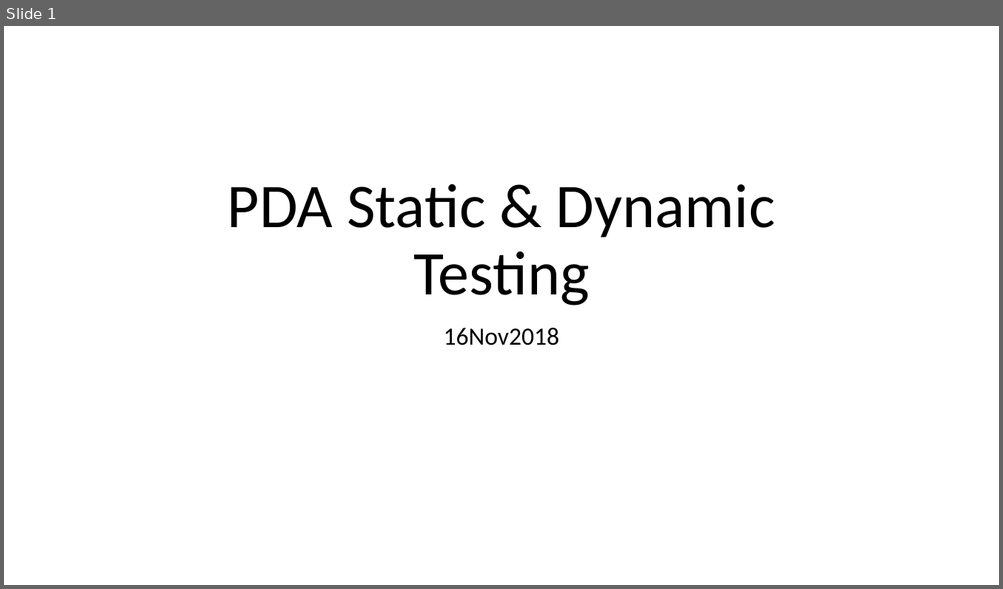
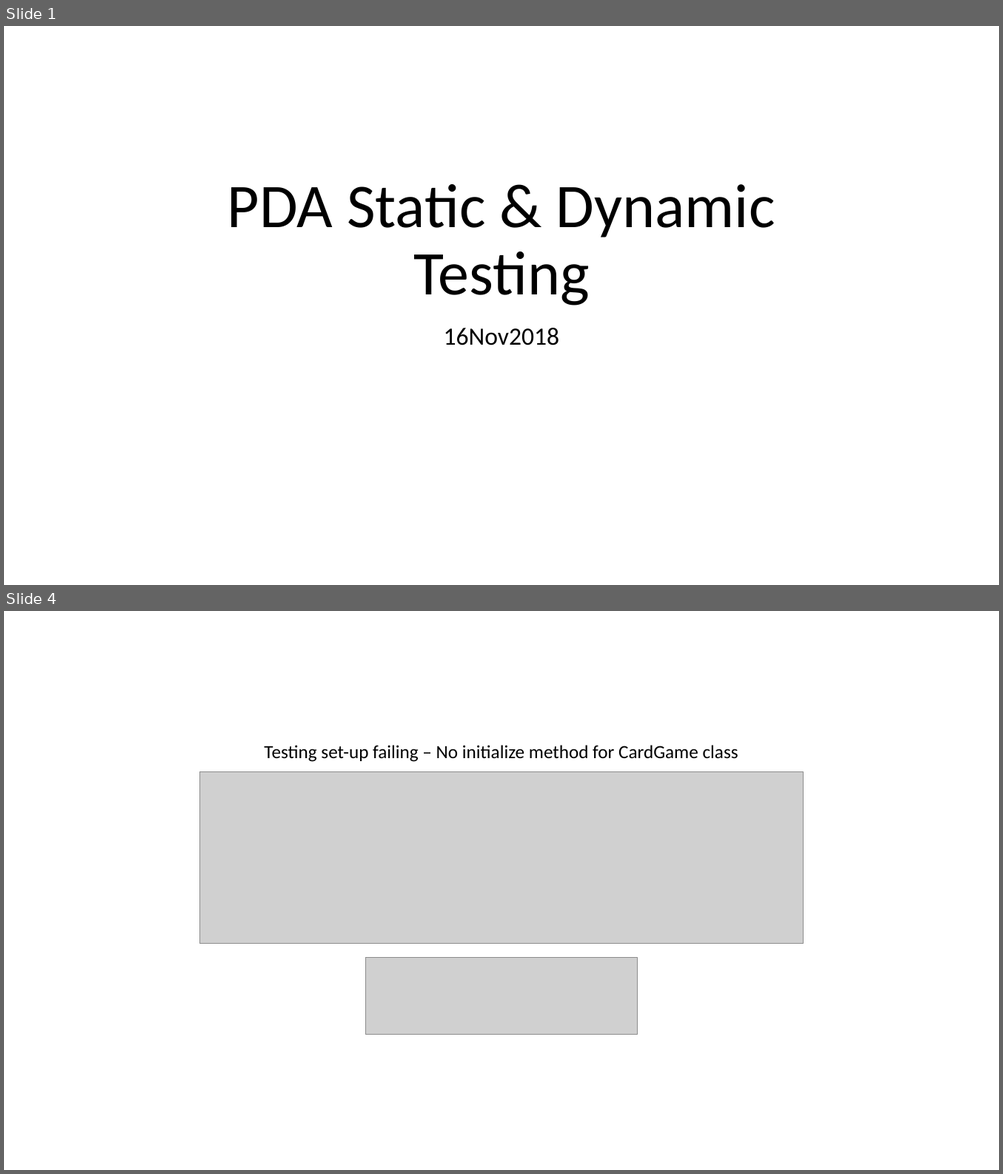
Before and after one commit to catf62/catriona_ford_PDA, a slide deck: catriona_ford_PDA/Static_and_Dynaic_Testing.pptx. Shown one above the other, each under a label of ours: slide 1 before the commit, slides 1 and 4 after it; the slides between them are not shown. The pictures are 1003x589 and 1003x1174 pixels, drawn with LibreOffice and Linux fonts; fonts in the diff are those of the drawing; grey boxes stand for pictures. Boxes give left, top, right and bottom in pixels: in the first picture for what was removed or moved away, otherwise in the second. Text is boxed around its words. In the diff, an @@ line names an element or a change of style, - is before the commit and + after.

Commit message:
testing exercise complete

```diff
--- a/catriona_ford_PDA/Static_and_Dynaic_Testing.pptx
+++ b/catriona_ford_PDA/Static_and_Dynaic_Testing.pptx
@@ slide 4 added at (x1=4, y1=611, x2=999, y2=1170), background #FFFFFF @@
@@ text added at (x1=264, y1=745, x2=738, y2=762), 18 pt, text #000000 @@
+Testing set-up failing – No initialize method for CardGame class
@@ picture added at (x1=199, y1=772, x2=802, y2=944) @@
@@ picture added at (x1=366, y1=958, x2=637, y2=1035) @@
```
Also in this commit, not shown: 7 other slides added, 10 other files.
